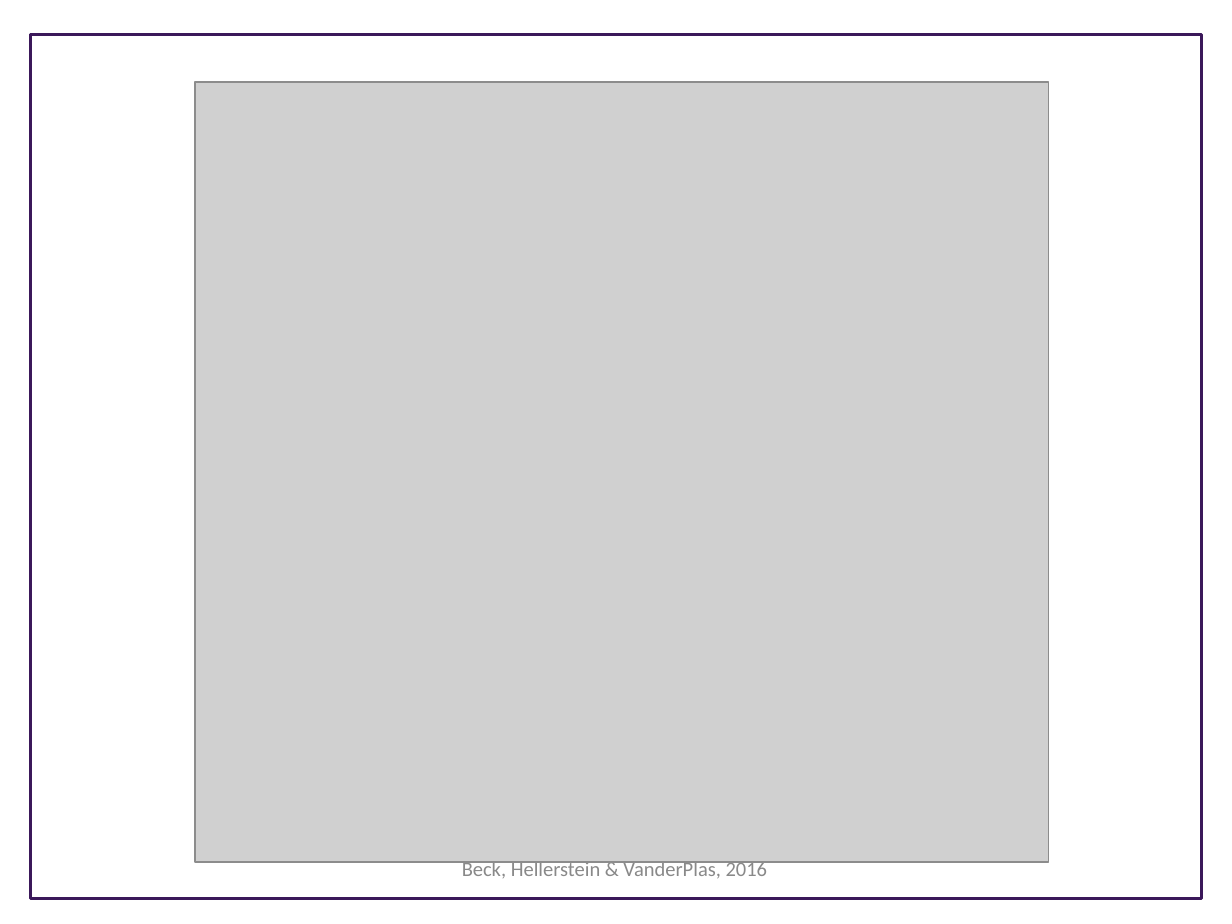
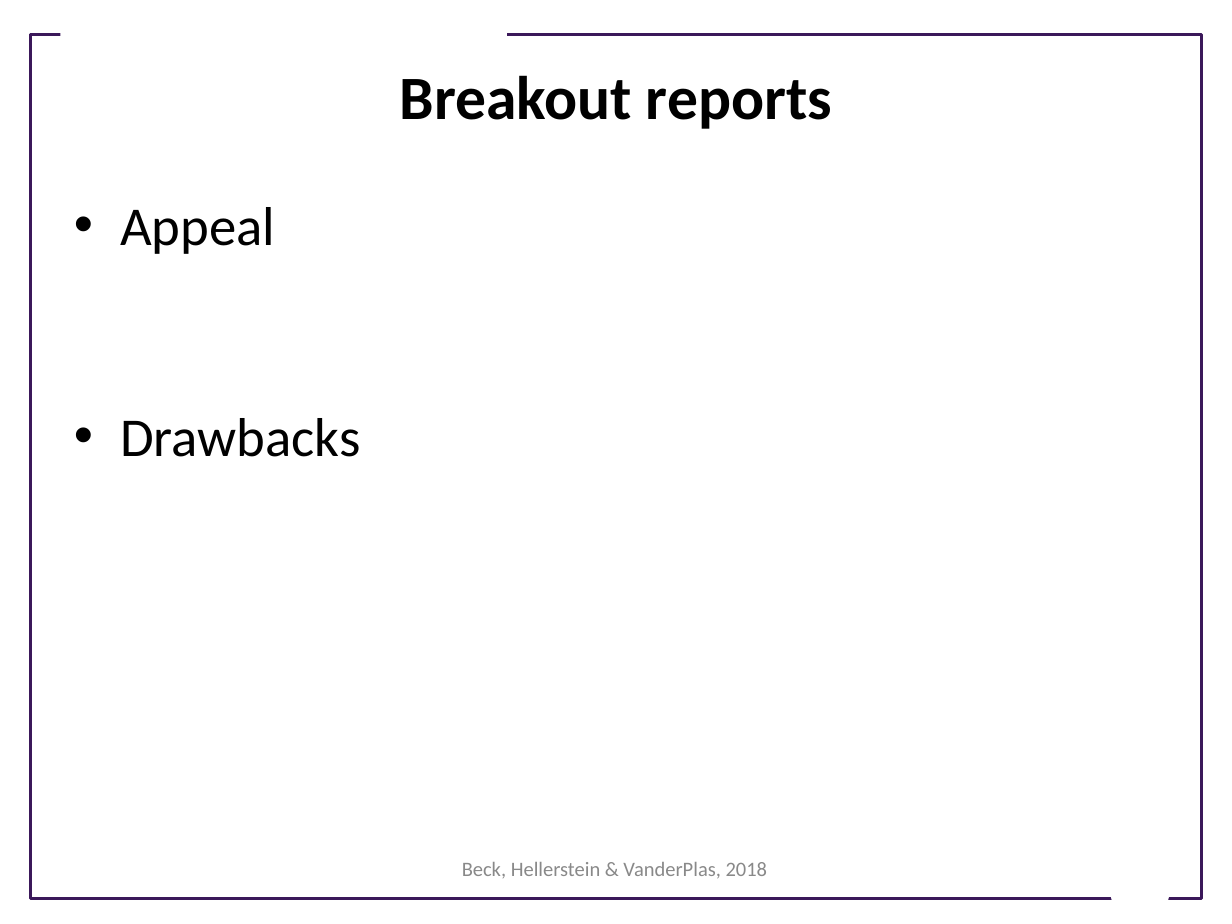
Before and after one commit to UWSEDS/LectureNotes-Spring2018, a slide deck: slide 20 of 03-Working-in-Teams.pptx (slide 16 before the commit). Drawn at 1232x924 pixels with LibreOffice and Linux fonts; fonts in the diff are those of the drawing; grey boxes stand for pictures; background and template pictures are left out. Boxes give left, top, right and bottom in pixels: in the first picture for what was removed or moved away, otherwise in the second. Text is boxed around its words. In the diff, an @@ line names an element or a change of style, - is before the commit and + after.

```diff
--- a/03-Working-in-Teams.pptx
+++ b/03-Working-in-Teams.pptx
@@ rectangle added at <box>60,21,506,51</box>, fill #FFFFFF @@
@@ picture removed at <box>195,83,1048,862</box> @@
@@ title added at <box>400,75,832,129</box>, 36 pt, text #000000, bold @@
+Breakout reports
@@ text added at <box>120,207,361,457</box>, 32 pt, text #000000 @@
+• Appeal
+• Drawbacks
@@ text at <box>462,862,768,878</box>: text changed @@
-Beck, Hellerstein & VanderPlas, 2016
+Beck, Hellerstein & VanderPlas, 2018
@@ trapezoid added at <box>1100,855,1179,908</box>, fill #FFFFFF @@
```
Also in this commit, not shown: 16 other slides changed, 4 slides added, 6 slides removed, 1 other file.
